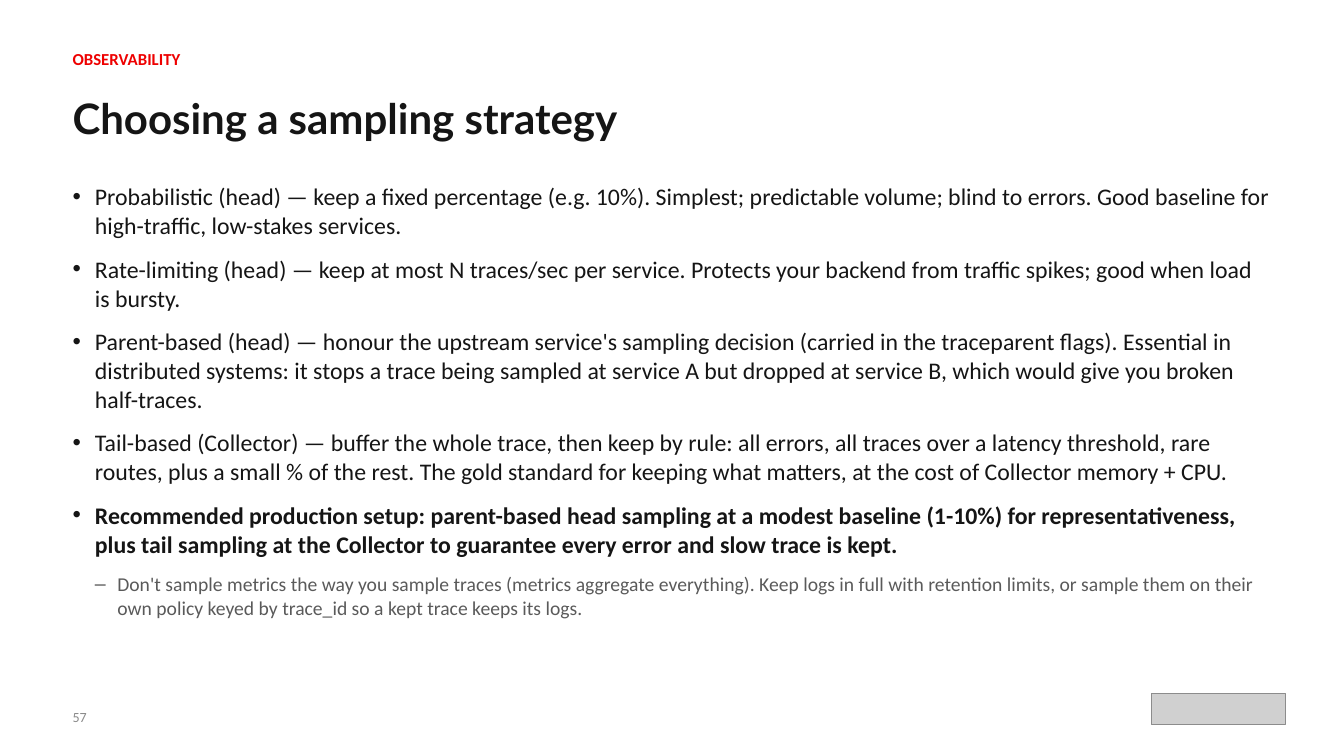
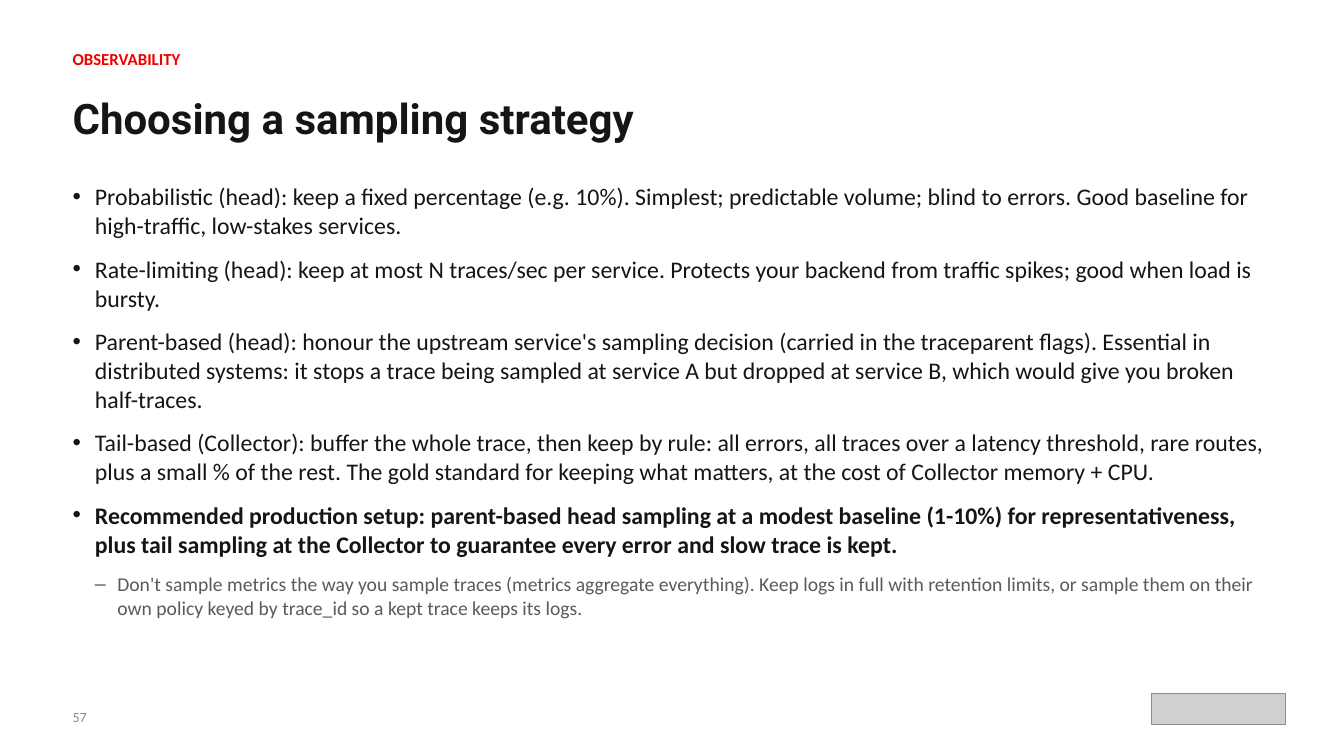
Before and after one commit to patterncatalyst/cloud-native-design-patterns, a slide deck: slide 69 of lgtm-presentation/Designing-Cloud-Native-APIs-Python.pptx. Drawn at 1344x756 pixels with LibreOffice and Linux fonts; fonts in the diff are those of the drawing; grey boxes stand for pictures. Boxes give left, top, right and bottom in pixels: in the first picture for what was removed or moved away, otherwise in the second. Text is boxed around its words. In the diff, an @@ line names an element or a change of style, - is before the commit and + after.

```diff
--- a/lgtm-presentation/Designing-Cloud-Native-APIs-Python.pptx
+++ b/lgtm-presentation/Designing-Cloud-Native-APIs-Python.pptx
@@ text "Choosing a sampling strategy" at box(73, 102, 634, 143): font Lato to Roboto @@
@@ text at box(95, 187, 1263, 484): text changed @@
-• Probabilistic (head) — keep a fixed percentage (e.g. 10%). Simplest; predictable volume; blind to errors. Good baseline for high-traffic, low-stakes services.
-• Rate-limiting (head) — keep at most N traces/sec per service. Protects your backend from traffic spikes; good when load is bursty.
-• Parent-based (head) — honour the upstream service's sampling decision (carried in the traceparent flags). Essential in distributed systems: it stops a trace being sampled at service A but dropped at service B, which would give you broken half-traces.
-• Tail-based (Collector) — buffer the whole trace, then keep by rule: all errors, all traces over a latency threshold, rare routes, plus a small % of the rest. The gold standard for keeping what matters, at the cost of Collector memory + CPU.
+• Probabilistic (head): keep a fixed percentage (e.g. 10%). Simplest; predictable volume; blind to errors. Good baseline for high-traffic, low-stakes services.
+• Rate-limiting (head): keep at most N traces/sec per service. Protects your backend from traffic spikes; good when load is bursty.
+• Parent-based (head): honour the upstream service's sampling decision (carried in the traceparent flags). Essential in distributed systems: it stops a trace being sampled at service A but dropped at service B, which would give you broken half-traces.
+• Tail-based (Collector): buffer the whole trace, then keep by rule: all errors, all traces over a latency threshold, rare routes, plus a small % of the rest. The gold standard for keeping what matters, at the cost of Collector memory + CPU.
```
Also in this commit, not shown: 281 other slides changed, 3 other files.
